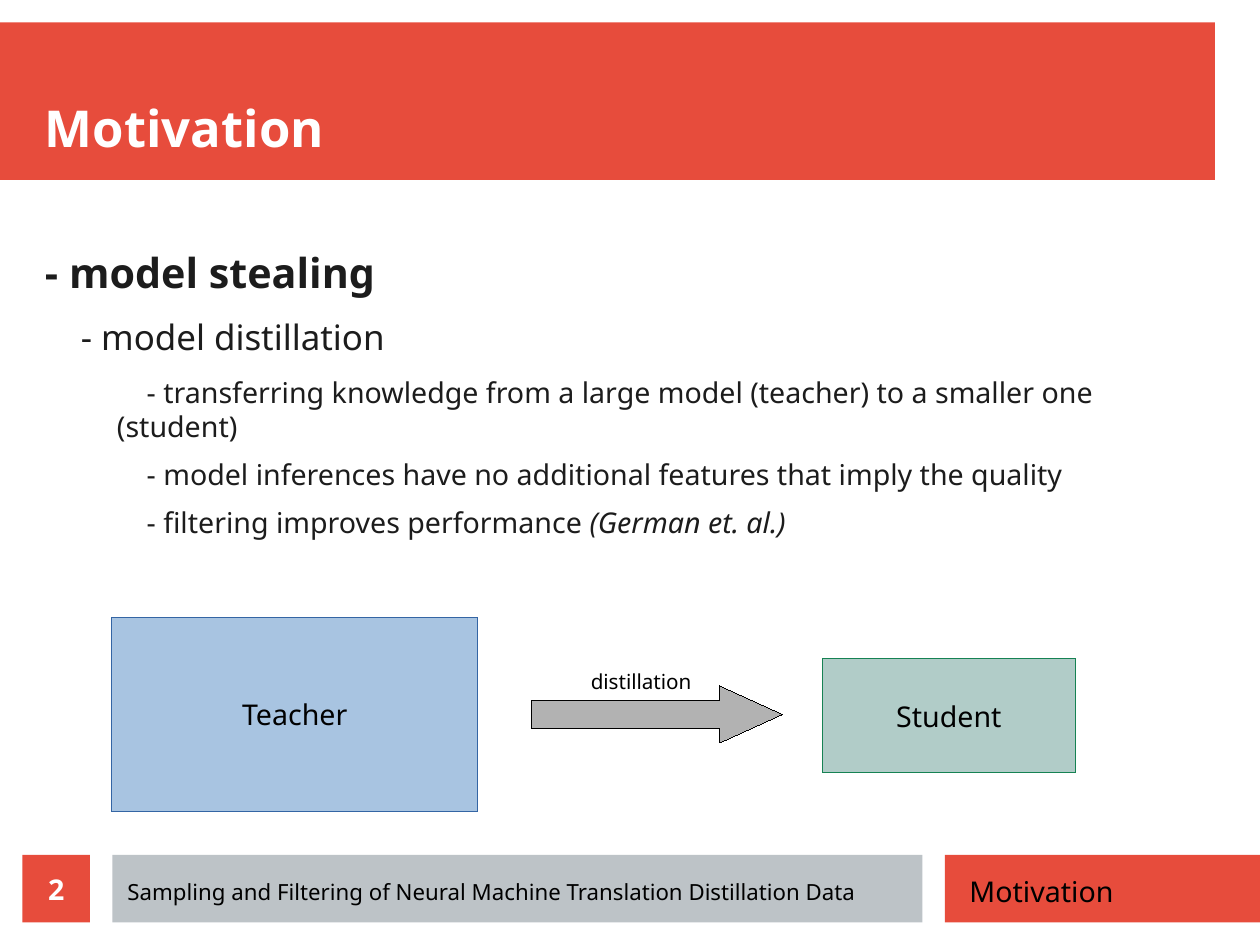
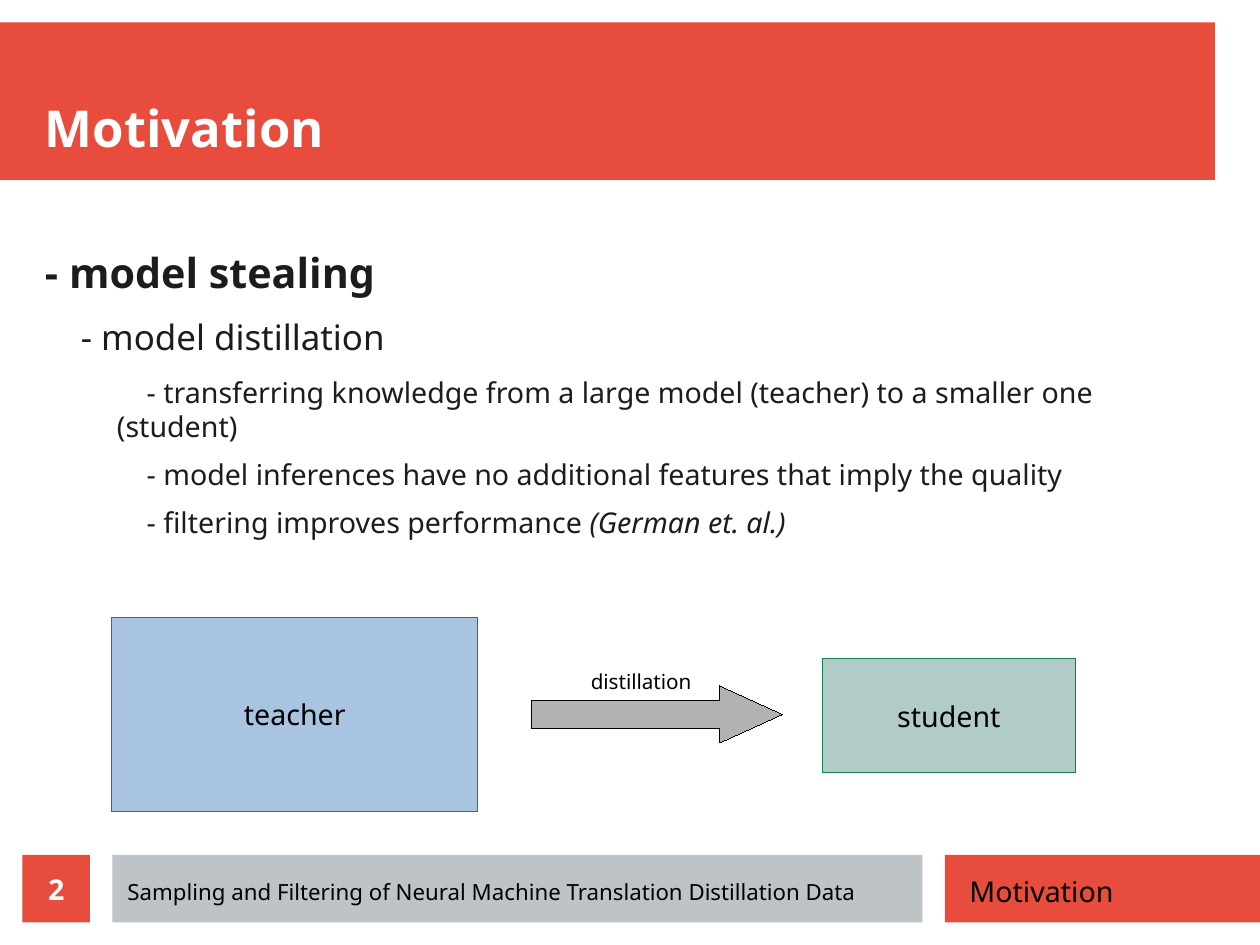
Before and after one commit to zouharvi/reference-mt-distill, a slide deck: slide 2 of meta/final_presentation.odp. Drawn at 1260x945 pixels with LibreOffice and Linux fonts; fonts in the diff are those of the drawing. Boxes give left, top, right and bottom in pixels: in the first picture for what was removed or moved away, otherwise in the second. Text is boxed around its words. In the diff, an @@ line names an element or a change of style, - is before the commit and + after.

```diff
--- a/meta/final_presentation.odp
+++ b/meta/final_presentation.odp
@@ text in rectangle at [244, 703, 346, 726]: text changed @@
-Teacher
+teacher
@@ text in rectangle at [897, 705, 1000, 728]: text changed @@
-Student
+student
```
Also in this commit, not shown: 2 slides added.
